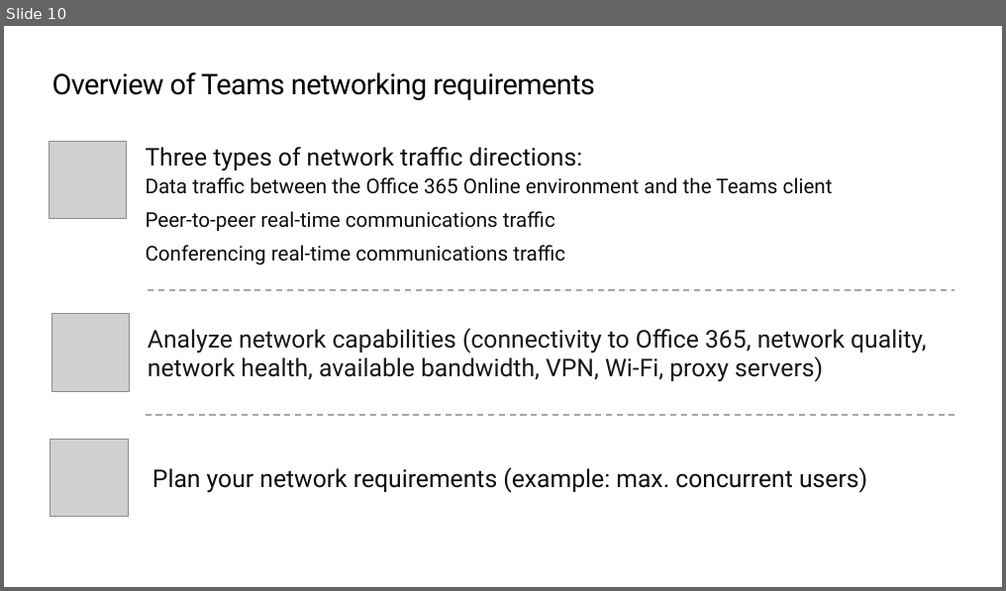
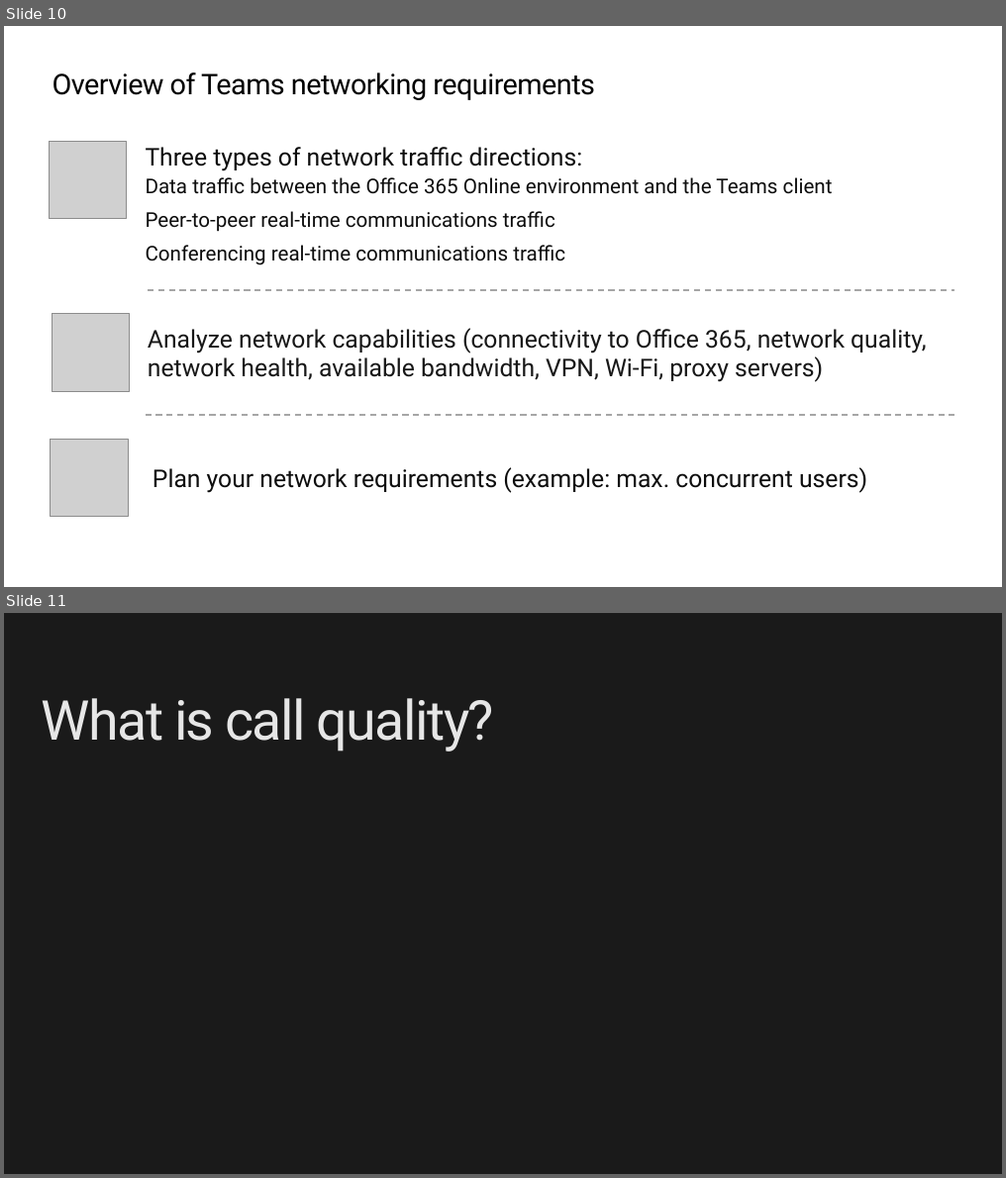
Before and after one commit to JPOWER4/M365-MS-Teams-Administration, a slide deck: Module 7 - Environment.pptx. Shown one above the other, each under a label of ours: slide 10 before the commit, slides 10 and 11 after it. The pictures are 1006x591 and 1006x1178 pixels, drawn with LibreOffice and Linux fonts; fonts in the diff are those of the drawing; grey boxes stand for pictures; background and template pictures are left out. Boxes give left, top, right and bottom in pixels: in the first picture for what was removed or moved away, otherwise in the second. Text is boxed around its words. In the diff, an @@ line names an element or a change of style, - is before the commit and + after.

```diff
--- a/Module 7 - Environment.pptx
+++ b/Module 7 - Environment.pptx
@@ slide 11 added at box(4, 613, 1002, 1174), background #1A1A1A @@
@@ title added at box(42, 698, 494, 752), 54 pt, text #E6E6E6 @@
+What is call quality?
```
Also in this commit, not shown: 1 slide changed, 7 other slides added, 2 other files.
